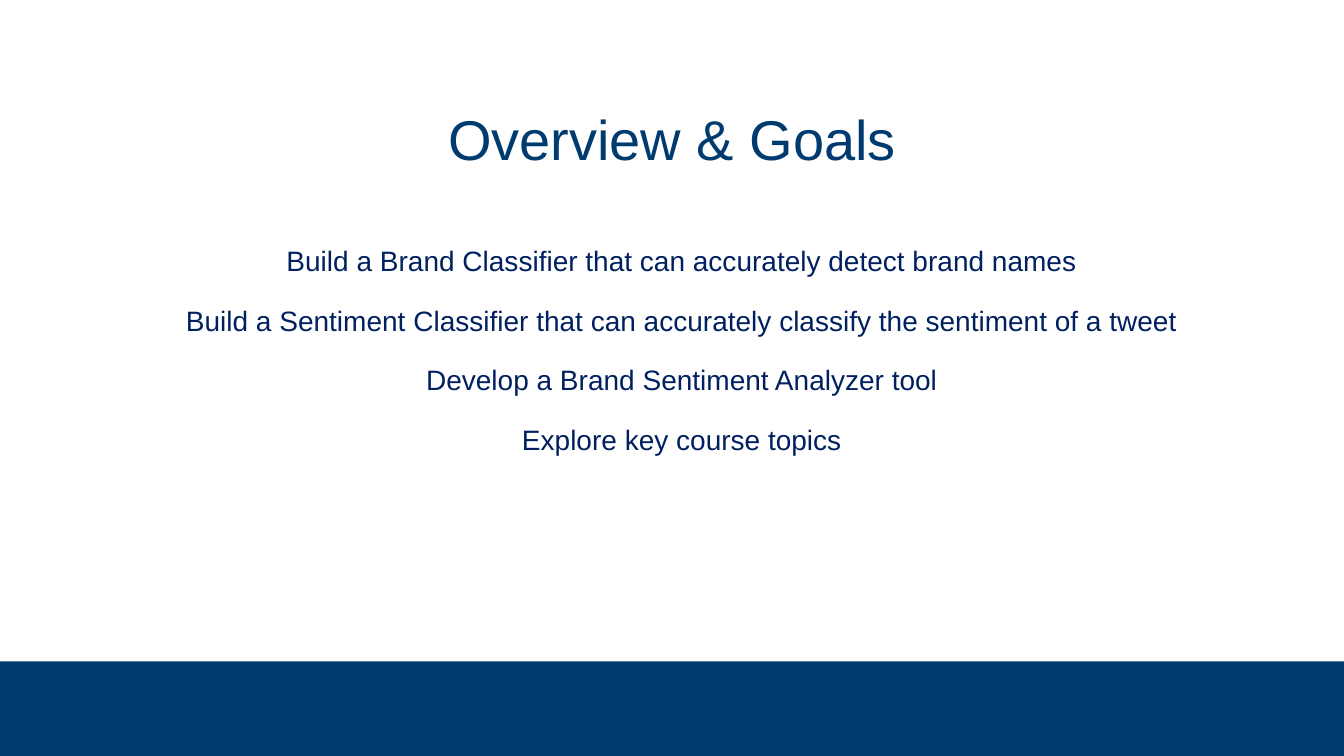
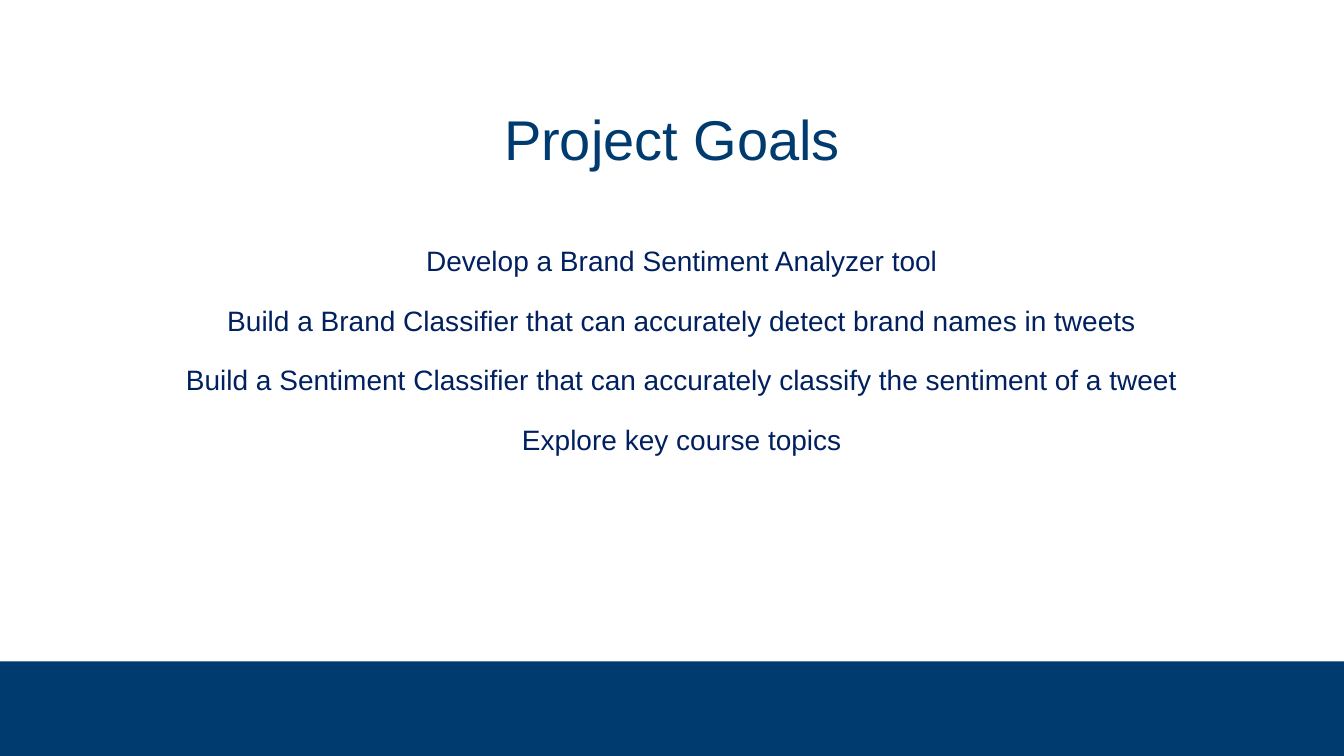
Before and after one commit to subsystem3/project, a slide deck: slide 5 of Final-Project-Team-2.pptx. Drawn at 1344x756 pixels with LibreOffice and Linux fonts; fonts in the diff are those of the drawing; background and template pictures are left out. Boxes give left, top, right and bottom in pixels: in the first picture for what was removed or moved away, otherwise in the second. Text is boxed around its words. In the diff, an @@ line names an element or a change of style, - is before the commit and + after.

```diff
--- a/Final-Project-Team-2.pptx
+++ b/Final-Project-Team-2.pptx
@@ title at bbox=[504, 119, 840, 170]: text changed @@
-Overview & Goals
+Project Goals
@@ text at bbox=[227, 250, 1135, 336]: text changed @@
-Build a Brand Classifier that can accurately detect brand names
+Develop a Brand Sentiment Analyzer tool
+Build a Brand Classifier that can accurately detect brand names in tweets
@@ text at bbox=[426, 369, 937, 395]: paragraph removed @@
-Develop a Brand Sentiment Analyzer tool
```
Also in this commit, not shown: 3 other slides changed, 1 slide removed.
